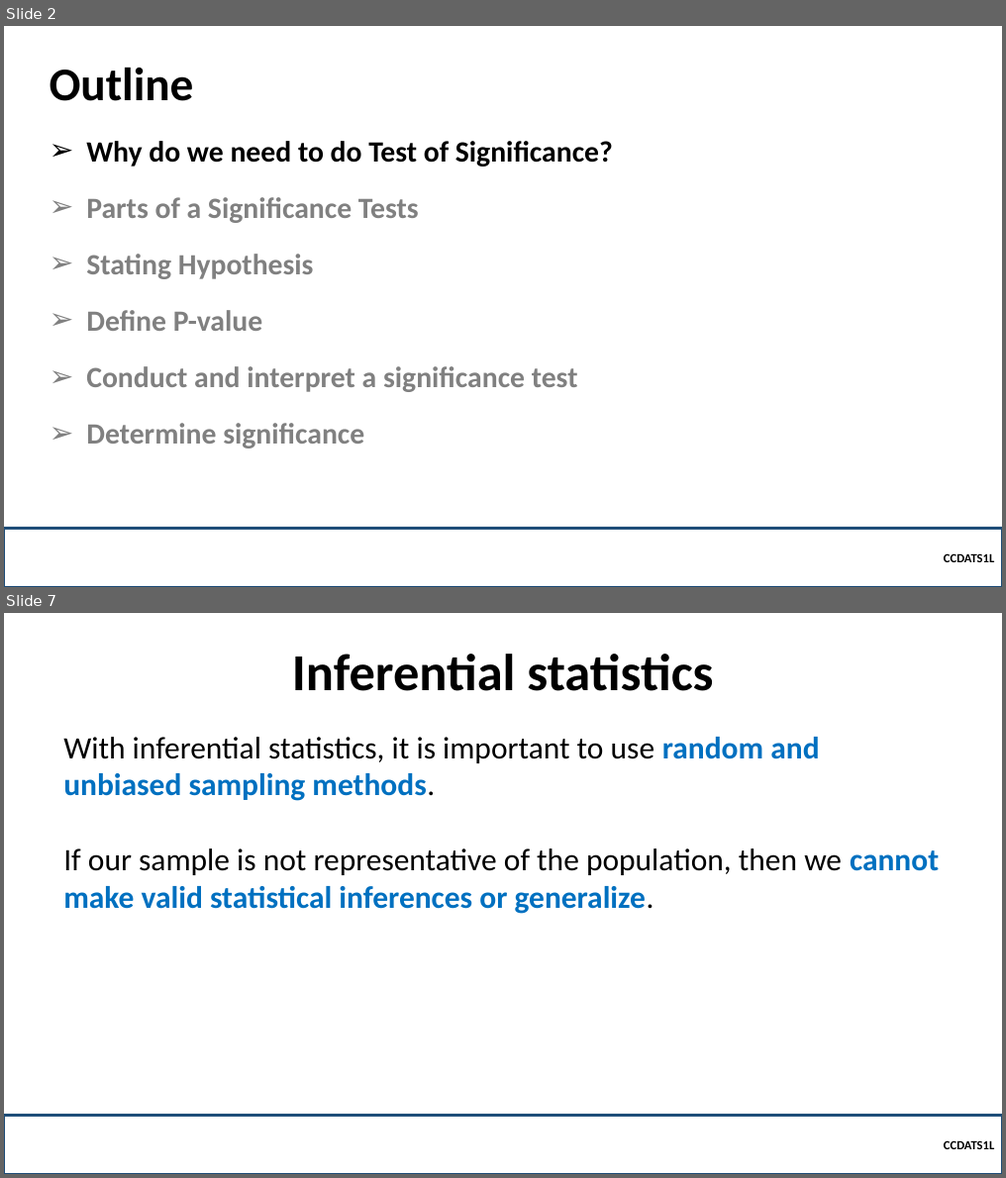
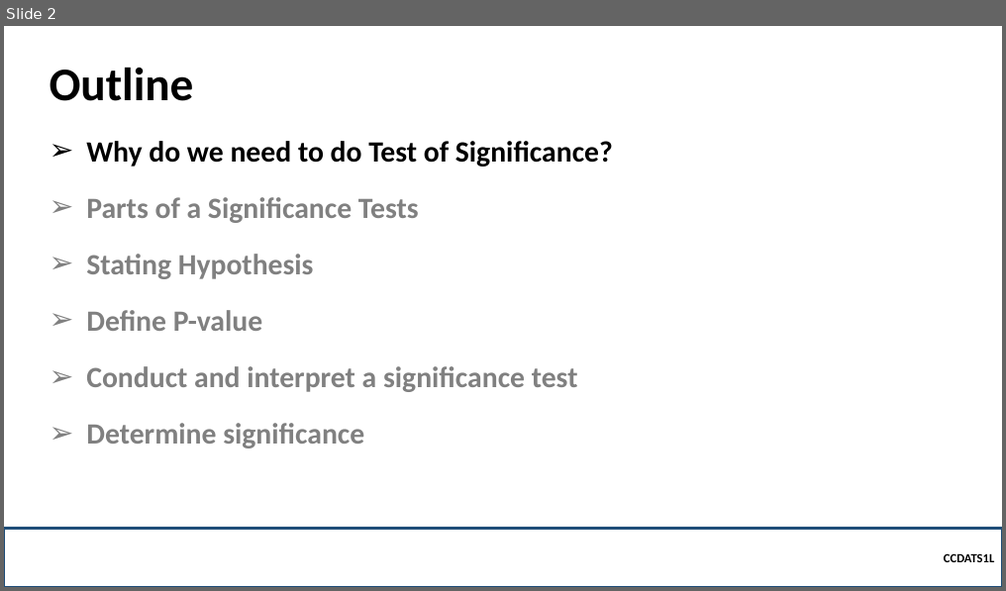
Before and after one commit to robitussin/CCDATS1L, a slide deck: week 10/Test of Significance.pptx. Shown one above the other, each under a label of ours: slides 2 and 7 before the commit, slide 2 after it; the slides between them are not shown. The pictures are 1006x1178 and 1006x591 pixels, drawn with LibreOffice and Linux fonts; fonts in the diff are those of the drawing; background and template pictures are left out. Boxes give left, top, right and bottom in pixels: in the first picture for what was removed or moved away, otherwise in the second. Text is boxed around its words. In the diff, an @@ line names an element or a change of style, - is before the commit and + after.

```diff
--- a/week 10/Test of Significance.pptx
+++ b/week 10/Test of Significance.pptx
@@ slide 7 removed at (4, 613, 1002, 1174), background picture (left out) @@
@@ title removed at (292, 654, 713, 691) @@
-Inferential statistics
@@ text removed at (63, 737, 939, 914) @@
-With inferential statistics, it is important to use random and unbiased sampling methods.
-If our sample is not representative of the population, then we cannot make valid statistical inferences or generalize.
@@ rectangle removed at (4, 1115, 1002, 1174) @@
-  CCDATS1L
```
Also in this commit, not shown: 2 slides changed, 10 slides added, 13 other slides removed.
